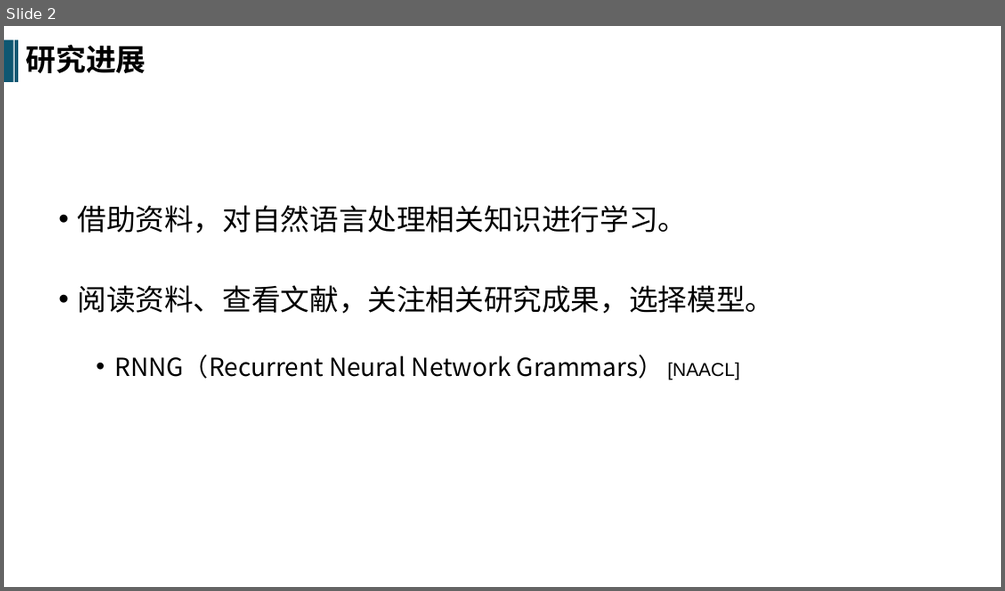
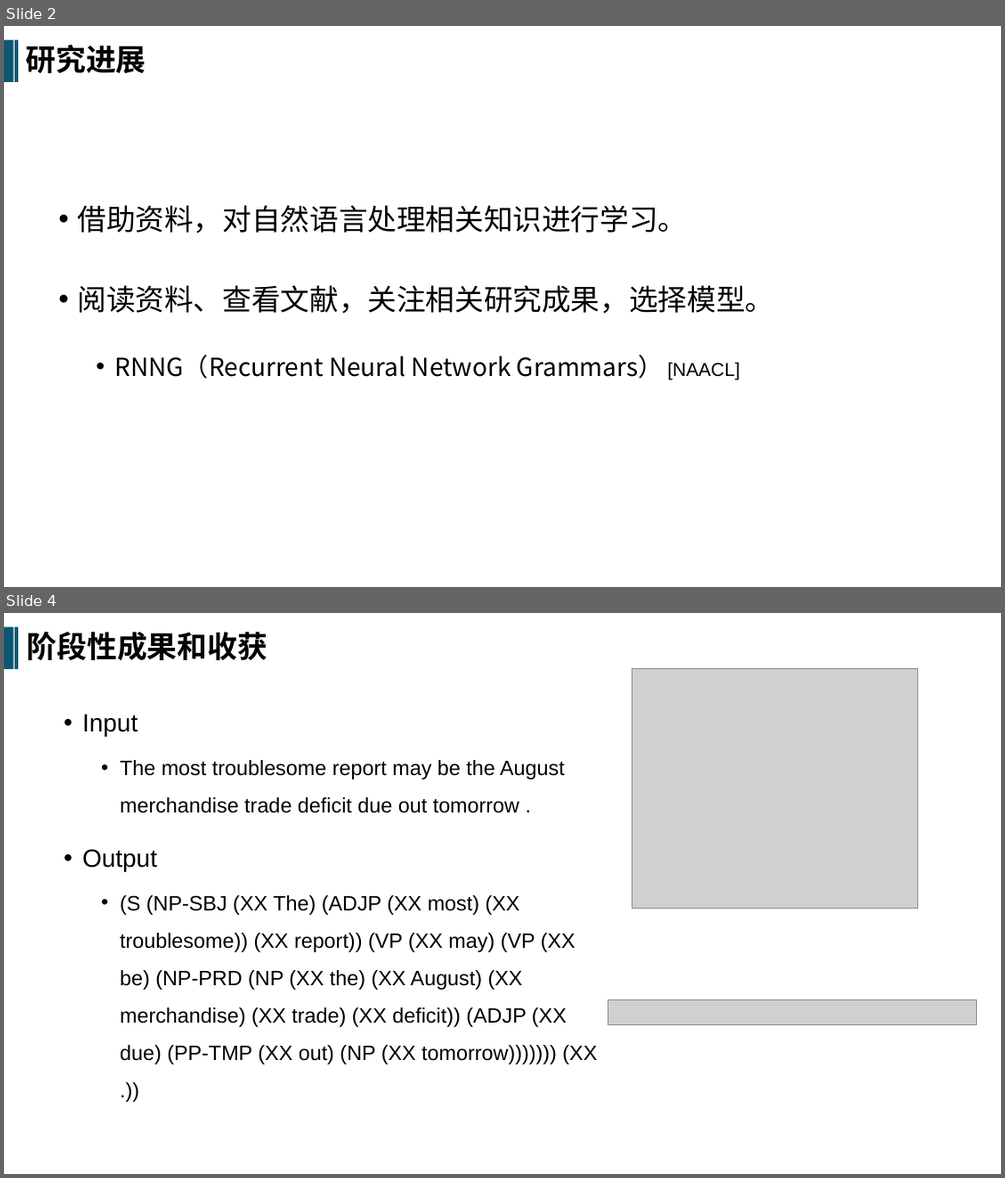
Before and after one commit to SRTPnsxjhw/SRTP, a slide deck: Notes_JHW/中期.pptx. Shown one above the other, each under a label of ours: slide 2 before the commit, slides 2 and 4 after it; the slides between them are not shown. The pictures are 1005x591 and 1005x1178 pixels, drawn with LibreOffice and Linux fonts; fonts in the diff are those of the drawing; grey boxes stand for pictures. Boxes give left, top, right and bottom in pixels: in the first picture for what was removed or moved away, otherwise in the second. Text is boxed around its words. In the diff, an @@ line names an element or a change of style, - is before the commit and + after.

```diff
--- a/Notes_JHW/中期.pptx
+++ b/Notes_JHW/中期.pptx
@@ slide 4 added at [4, 613, 1001, 1174], background #FFFFFF @@
@@ rectangle added at [4, 627, 14, 669], fill #0E5772 @@
@@ rectangle added at [15, 627, 18, 669], fill #0E5772 @@
@@ text added at [27, 632, 268, 660], 29 pt, text #000000, bold @@
+阶段性成果和收获
@@ picture added at [632, 669, 918, 908] @@
@@ text added at [82, 714, 597, 1064], 20 pt, text #000000 @@
+• Input
+  • The most troublesome report may be the August merchandise trade deficit due out tomorrow .
+• Output
+  • (S (NP-SBJ (XX The) (ADJP (XX most) (XX troublesome)) (XX report)) (VP (XX may) (VP (XX be) (NP-PRD (NP (XX the) (XX August) (XX merchandise) (XX trade) (XX deficit)) (ADJP (XX due) (PP-TMP (XX out) (NP (XX tomorrow))))))) (XX .))
@@ picture added at [608, 999, 977, 1024] @@
```
Also in this commit, not shown: 2 slides changed, 1 other slide added, 1 slide removed, 2 other files.
